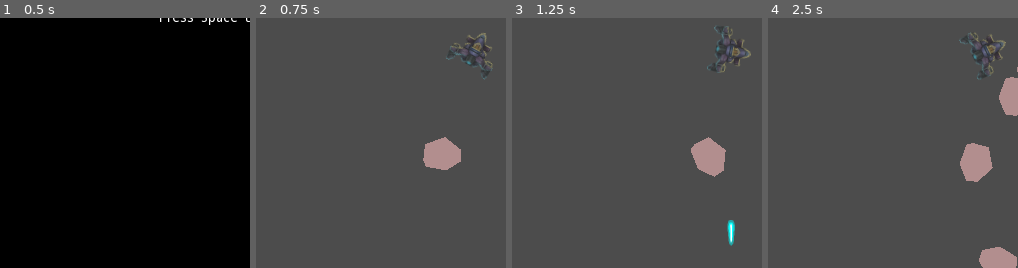
Above: before the commit, frames 1-4 (left to right).
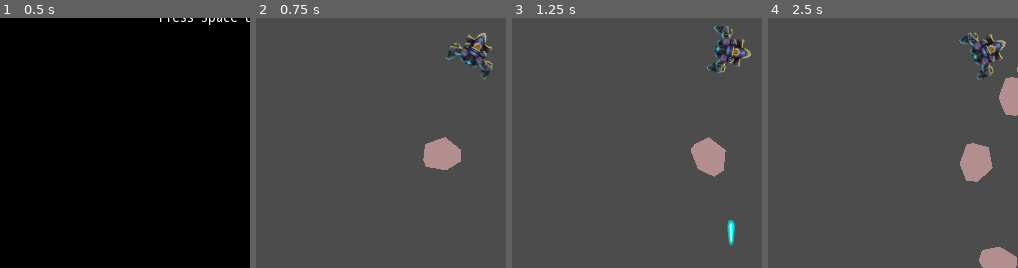
Above: after the commit, the same moments.

Repository: leddkire/godot-asteroids
Game: Godot game, scene res://StartOfGame.tscn
The game is run twice, just before and just after one commit, with the same random seed, the same clock (stepped at 60 frames per second) and the same inputs.
Inputs (mouse positions are % of the whole screen's width and height, from its top left):
- Up to frame 1 (0.5 s): no input
- Up to frame 2 (0.75 s): tap Space (shoot_projectile) at 0.5 s; move the mouse to (72, 45) at 0.52 s; hold Right (move_right) from 0.53 s (still down); hold Space (shoot_projectile) from 0.53 s (still down); click (72, 45) at 0.67 s
- Up to frame 3 (1.25 s): keep holding Right (move_right); keep holding Space (shoot_projectile)
- Up to frame 4 (2.5 s): move the mouse to (30, 55) at 1.27 s; release Right (move_right) at 1.28 s; release Space (shoot_projectile) at 1.28 s; hold Left (move_left) 1.28-2.03 s; tap Space (shoot_projectile) at 1.35 s; move the mouse to (60, 28) at 2.02 s; hold Right (move_right) from 2.03 s (still down); hold Space (shoot_projectile) from 2.03 s (still down)
The pictures show only the part of the screen within x 6-56%, y 41-91%; the shares and areas given below are measured in that part.

Frame 1 is identical in both runs. In frame 2, 0.5% of the frame differs, in the area x 76-95%, y 6-25%; in frame 3, 0.5%; in frame 4, 0.6%, in the area x 76-96%, y 6-25%.

Commit message:
Restore ship animation when hit by an asteroid

Diff:
--- a/ship/ship.tscn
+++ b/ship/ship.tscn
@@ -9,6 +9,18 @@
 [sub_resource type="Animation" id=3]
 length = 0.6
 loop = true
+tracks/0/type = "value"
+tracks/0/path = NodePath("Hull:modulate")
+tracks/0/interp = 1
+tracks/0/loop_wrap = true
+tracks/0/imported = false
+tracks/0/enabled = true
+tracks/0/keys = {
+"times": PoolRealArray( 0, 0.1, 0.2, 0.3, 0.4, 0.5, 0.6 ),
+"transitions": PoolRealArray( 1, 1, 1, 1, 1, 1, 1 ),
+"update": 0,
+"values": [ Color( 1, 1, 1, 1 ), Color( 1, 1, 1, 0 ), Color( 1, 1, 1, 1 ), Color( 1, 1, 1, 0 ), Color( 1, 1, 1, 1 ), Color( 1, 1, 1, 0 ), Color( 1, 1, 1, 1 ) ]
+}
 
 [node name="ship" type="KinematicBody2D" groups=[
 "ships",
@@ -18,6 +30,7 @@
 script = ExtResource( 1 )
 
 [node name="Rightside" type="CollisionPolygon2D" parent="."]
+visible = false
 polygon = PoolVector2Array( -0.180351, -20.6137, 5.46648, -10.1505, 12.7742, -9.32006, 12.7742, -5.16797, 6.79515, -4.3 …(199 unchanged characters)…
 
 [node name="ProjectileSpawn" type="Position2D" parent="."]
@@ -25,6 +38,7 @@
 position = Vector2( 0, -20.5 )
 
 [node name="AsteroidCollision" type="Area2D" parent="."]
+visible = false
 collision_mask = 4
 
 [node name="RightSide" type="CollisionPolygon2D" parent="AsteroidCollision"]
@@ -44,12 +58,12 @@
 one_shot = true
 
 [node name="Hull" type="Sprite" parent="."]
-modulate = Color( 1, 1, 1, 0.490196 )
 texture = ExtResource( 2 )
 
 [node name="EdgeCollision2" type="Node" parent="."]
 
 [node name="LeftSide" type="CollisionPolygon2D" parent="."]
+visible = false
 rotation = -3.14159
 scale = Vector2( 1, -1 )
 polygon = PoolVector2Array( -0.180351, -20.6137, 5.46648, -10.1505, 12.7742, -9.32006, 12.7742, -5.16797, 6.79515, -4.3 …(199 unchanged characters)…
